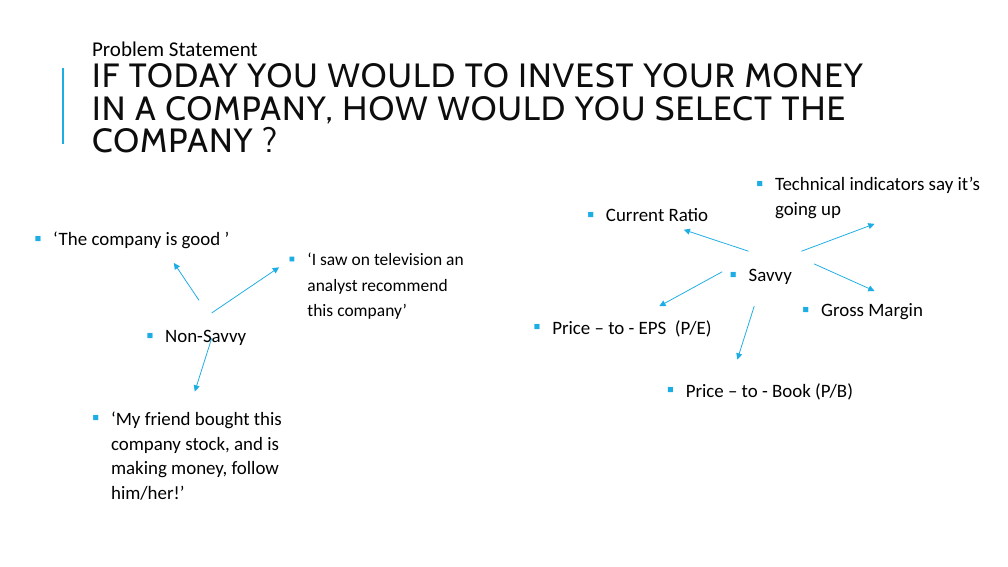
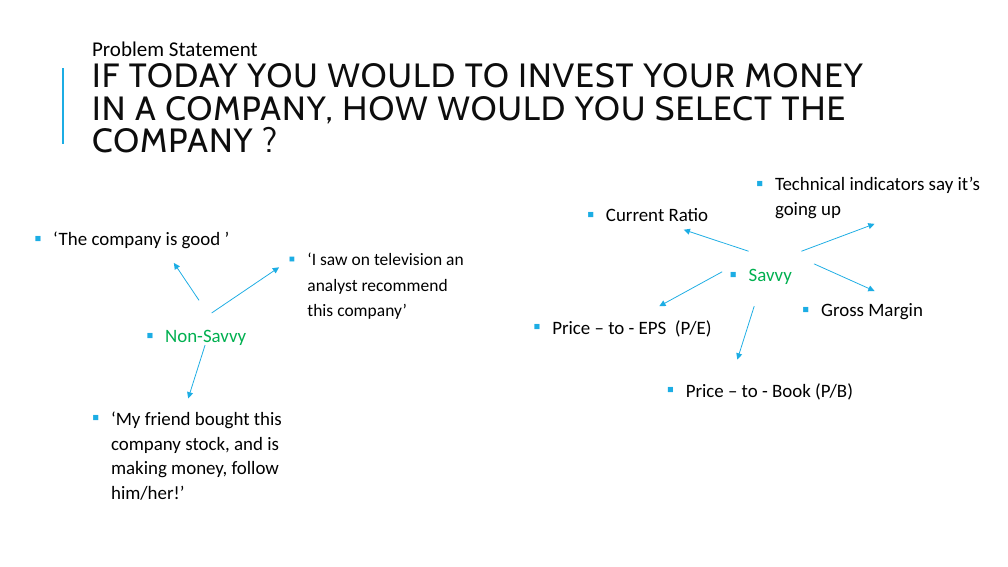
Before and after one commit to jerielwong/dsiPROJECTS, a slide deck: slide 2 of project capstone/Seeking Valuation in US listed companies.pptx. Drawn at 1008x567 pixels with LibreOffice and Linux fonts; fonts in the diff are those of the drawing. Boxes give left, top, right and bottom in pixels: in the first picture for what was removed or moved away, otherwise in the second. Text is boxed around its words. In the diff, an @@ line names an element or a change of style, - is before the commit and + after.

```diff
--- a/project capstone/Seeking Valuation in US listed companies.pptx
+++ b/project capstone/Seeking Valuation in US listed companies.pptx
@@ text "Savvy" at box(749, 268, 792, 284): text colour #000000 to #00B050 @@
@@ text "Non-Savvy" at box(165, 329, 246, 348): text colour #000000 to #00B050 @@
@@ arrow moved from (212, 338) - (195, 392) to (205, 346) - (188, 399) @@
```
Also in this commit, not shown: 12 other slides changed, 1 slide removed, 2 other files.
